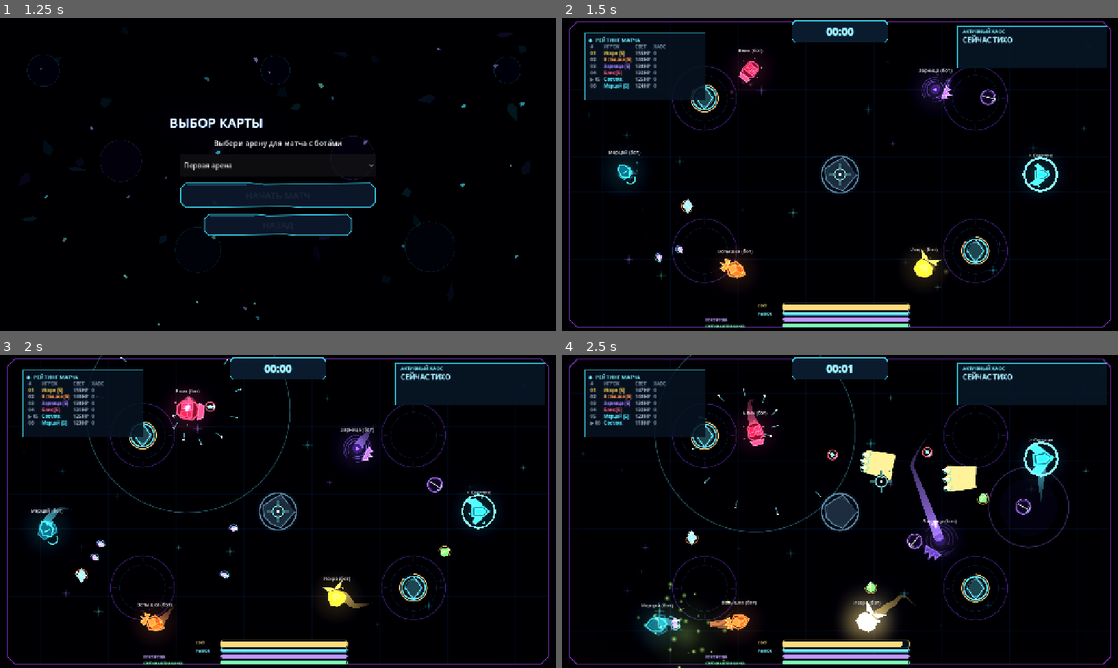
Above: before the commit, frames 1-4 (two rows, left to right).
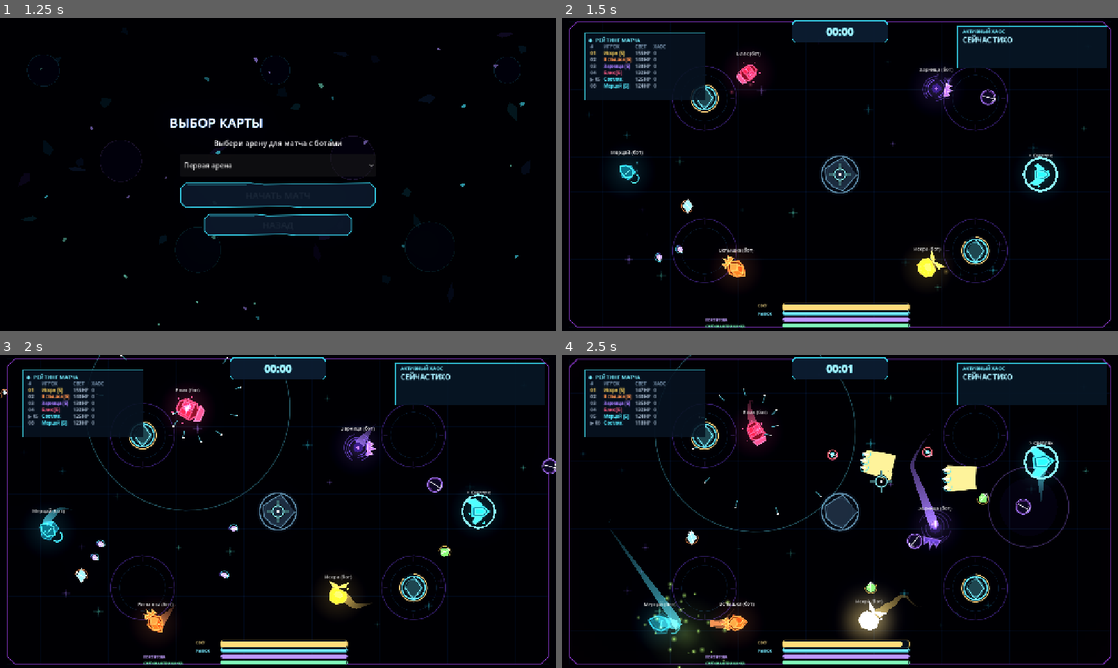
Above: after the commit, the same moments.

Repository: DvoreZZKy/svetobalamut
Game: Godot game, scene res://scenes/menu.tscn
Same seed, same stepped clock (60 frames per second), same inputs: the game is played once before the commit and once after it.
Inputs (mouse positions are in pixels of both pictures, inside the frame that each line leads up to):
- Up to frame 1 (1.25 s): click "Играть одному (с ботами)" at 0.5 s
- Up to frame 2 (1.5 s): click "НАЧАТЬ МАТЧ" at 1.25 s
- Up to frame 3 (2 s): no input
- Up to frame 4 (2.5 s): tap Enter (restart) at 2 s; move the mouse to (867, 511) at 2.02 s; press the mouse at (867, 511) at 2.03 s; hold W (up) from 2.03 s (still down); tap E (possess) at 2.3 s

Frame 1 is identical in both runs. In frame 2, 1.2% of the frame differs, in the area x 8-71%, y 9-84%; in frame 3, 1.8%; in frame 4, 2.6%, in the area x 8-90%, y 0-92%.

Commit message:
Reduce per-frame snapshot allocations

Diff:
--- a/scripts/arena.gd
+++ b/scripts/arena.gd
@@ -1192,12 +1192,17 @@
 
 
 func _read_input() -> Dictionary:
+	var local_shadow := false
+	for player_view in view.get("pl", []):
+		if int(player_view.get("i", 0)) == local_id:
+			local_shadow = bool(player_view.get("s", false))
+			break
 	return {
 		"mv": Input.get_vector("left", "right", "up", "down"),
 		"aim": get_canvas_transform().affine_inverse() * aim_screen_pos,
 		"fire": Input.is_action_pressed("fire"),
 		"dash": Input.is_action_pressed("dash"),
-		"poss": Input.is_action_pressed("possess") or (bool(view.get("pl", []).filter(func(p): return int(p.i) == local_id and p.s).size() > 0) and Input.is_action_pressed("fire")),
+		"poss": Input.is_action_pressed("possess") or (local_shadow and Input.is_action_pressed("fire")),
 		"ability": Input.is_action_just_pressed("ability"),
 		"extra_ability": Input.is_action_just_pressed("extra_ability"),
 	}
@@ -1255,23 +1260,31 @@
 		if not (G.tutorial_active and Engine.time_scale <= 0.001):
 			sim.step(minf(dt, 0.05))
 		sim.shake_req = 0.0
-		view = sim.snapshot()
+		# A complete snapshot allocates fresh arrays/dictionaries for every entity.
+		# The host only transmits at 20 Hz, so building one every render frame was wasted work.
+		snap_timer -= dt
+		var snapshot_due := snap_timer <= 0.0
+		if snapshot_due:
+			snap_timer = 0.05
+			view = sim.snapshot()
+			snap_age = 0.0
+		else:
+			snap_age = minf(snap_age + dt, 0.12)
 		var ev: Array = sim.events
 		sim.events = []
 		_handle_events(ev)
 		net_ev.append_array(ev)
-		snap_timer -= dt
 		if Net.online and not G.tutorial_active:
-			if snap_timer <= 0.0:
-				snap_timer = 0.05
+			if snapshot_due:
 				Net.broadcast_snap(view)
 				Net.broadcast_events(net_ev)  # reliable channel, batched at snapshot rate
 				net_ev = []
 		else:
 			net_ev.clear()  # solo/tutorial: nobody consumes the batch, don't let it grow forever
-		snap_age = 0.0
-		if Input.is_action_just_pressed("restart") and view.ph == "over":
+		if Input.is_action_just_pressed("restart") and view.get("ph", "play") == "over":
 			sim.reset(G.cfg)
+			snap_timer = 0.0
+			snap_age = 0.0
 			_clear_views()
 	else:
 		Net.send_input(inp)
@@ -1485,10 +1498,9 @@
 		var vel: Vector2 = pd.v
 		var tpos: Vector2 = pd.p + vel * snap_age
 		var line: Line2D = pv.line
-		if is_client:
-			pv.pos = pv.pos.lerp(tpos, minf(1.0, 24.0 * dt))
-		else:
-			pv.pos = tpos
+		# Interpolate/extrapolate from the 20 Hz state snapshots on every peer,
+		# including solo/host, so reducing snapshot allocations does not make motion stutter.
+		pv.pos = pv.pos.lerp(tpos, minf(1.0, 24.0 * dt))
 		if line.get_point_count() > 0 and (line.get_point_position(line.get_point_count() - 1) - pv.pos).length() > 350.0:
 			line.clear_points()
 		var shadow: bool = pd.s
